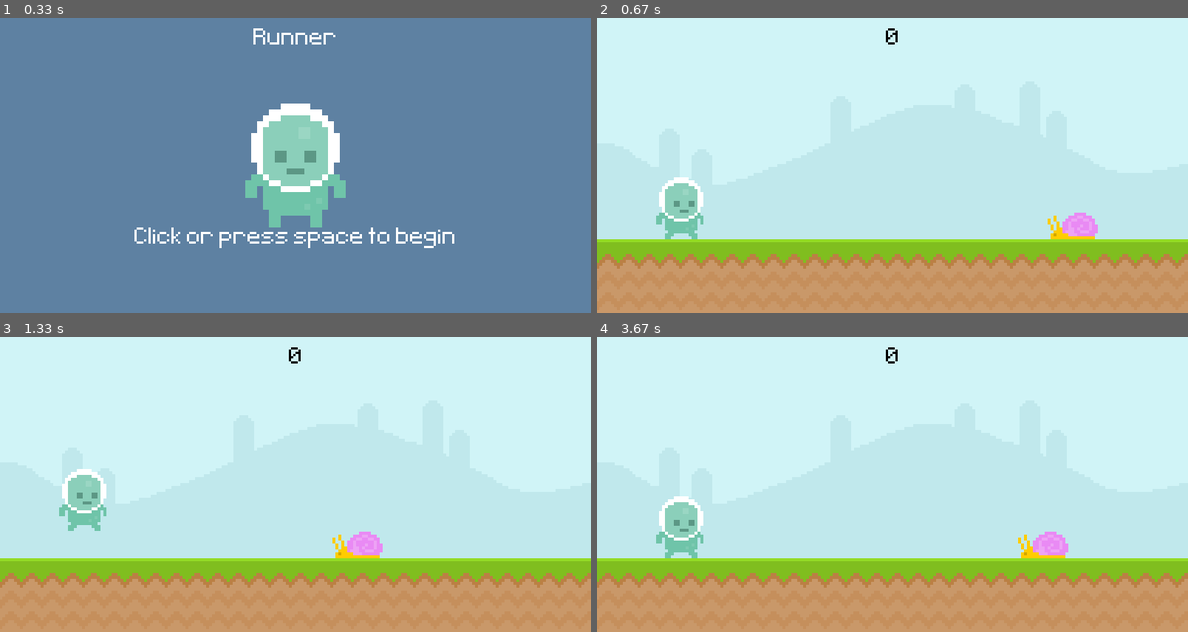
Above: before the commit, frames 1-4 (two rows, left to right).
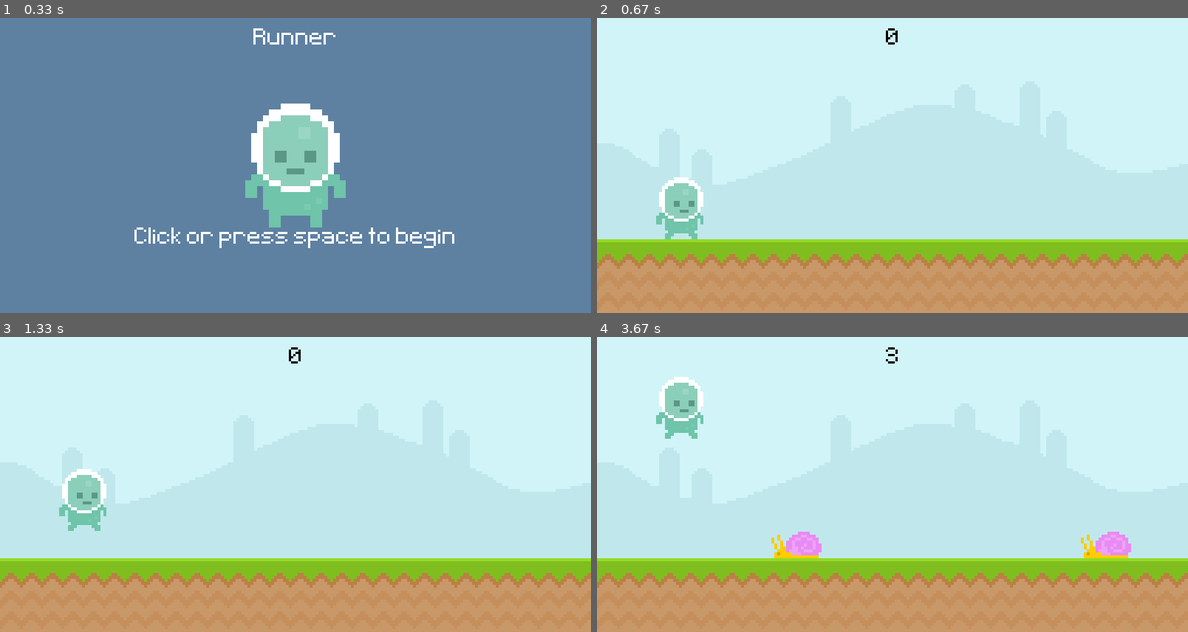
Above: after the commit, the same moments.

Repository: Kntobor/TheUltimateIntroToPygame
Game: pygame game, started from main.py
The game is run twice, just before and just after one commit, with the same random seed, the same clock (stepped at 60 frames per second) and the same inputs.
Inputs (mouse positions are in pixels of both pictures, inside the frame that each line leads up to):
- Up to frame 1 (0.33 s): no input
- Up to frame 2 (0.67 s): click (892, 165) at 0.38 s
- Up to frame 3 (1.33 s): click (295, 502) at 0.72 s
- Up to frame 4 (3.67 s): click (1111, 587) at 1.55 s; click (862, 561) at 2.38 s; click (809, 422) at 3.22 s

Frame 1 is identical in both runs. In frame 2, 0.6% of the frame differs, in the area x 76-85%, y 66-75%; in frame 3, 0.6%; in frame 4, 4.2%, in the area x 10-91%, y 5-75%.

Commit message:
Added enhanced enemy spawning logic allowing for multiple snails on screen

Diff:
--- a/main.py
+++ b/main.py
@@ -1,5 +1,6 @@
 import pygame
 from sys import exit
+from random import randint
 round = 1
 
 # Score system
@@ -15,6 +16,15 @@
     scoreRect = scoreSurface.get_rect(center = (400, 30))
     screen.blit(scoreSurface, scoreRect)
 
+def enemyMovement(enemyList):
+    if enemyList:
+        for rect in enemyList:
+            rect.x -= 5
+
+def displayEnemies(enemyList):
+    if enemyList:
+        for rect in enemyList:
+            screen.blit(snailSurface, rect)
 
 #PyGame setup
 pygame.init()
@@ -32,6 +42,8 @@
 snailSurface = pygame.image.load('graphics\snail\snail1.png').convert_alpha()
 snailRect = snailSurface.get_rect(bottom = 300, right = 750)
 
+enemyRectList = []
+
 # Player
 playerSurface = pygame.image.load('graphics\Player\player_walk_1.png')
 playerRect = playerSurface.get_rect(bottom = 300, left = 80)
@@ -45,6 +57,10 @@
 titleTextRect = titleTextSurface.get_rect(center = (400, 30))
 tutorialTextSurface = font.render('Click or press space to begin', False, 'white')
 tutorialTextRect = tutorialTextSurface.get_rect(center = (400, 300))
+
+# Timer
+enemyTimer = pygame.USEREVENT + 1
+pygame.time.set_timer(enemyTimer, 1500)
 
 # Game Loop
 while True:
@@ -71,16 +87,19 @@
                     snailRect.right = 750
                     timeSpent = pygame.time.get_ticks()
                     gameOver = False
+        elif event.type == enemyTimer and gameOver == False:
+            enemyRectList.append(snailSurface.get_rect(bottom = 300, right = randint(900, 1100)))
+
 
     if gameOver == False:
         screen.blit(skySurface, (0, 0))
         screen.blit(groundSurface, (0, 300))
         displayScore()
 
-        snailRect.left -= 4
-        if snailRect.right <= 0:
-            snailRect.left = 810
-        screen.blit(snailSurface, snailRect)
+        # snailRect.left -= 4
+        # if snailRect.right <= 0:
+        #     snailRect.left = 810
+        # screen.blit(snailSurface, snailRect)
 
         playerGravity+= 1
         playerRect.bottom += playerGravity
@@ -91,6 +110,11 @@
         if playerRect.colliderect(snailRect):
             round += 1
             gameOver = True
+
+        # Obstacle Movement
+        enemyMovement(enemyRectList)
+        displayEnemies(enemyRectList)
+
     elif gameOver == True:
         screen.fill((94, 129, 162))
         screen.blit(menuCharacterSurface, menuCharacterRect)
